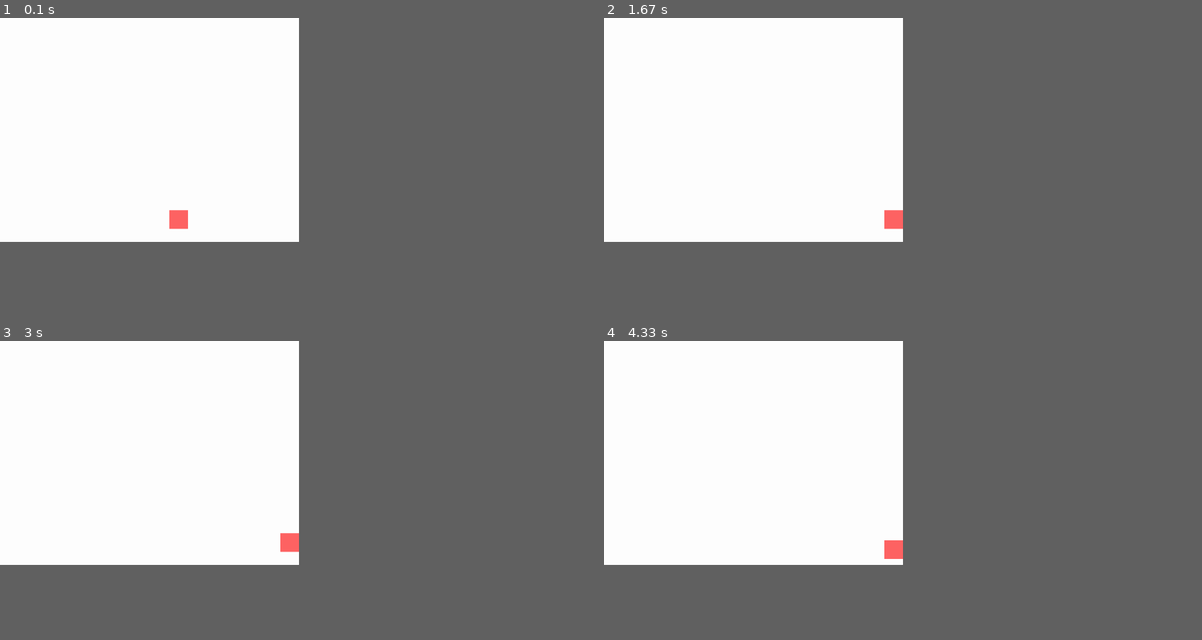
Above: before the commit, frames 1-4 (two rows, left to right).
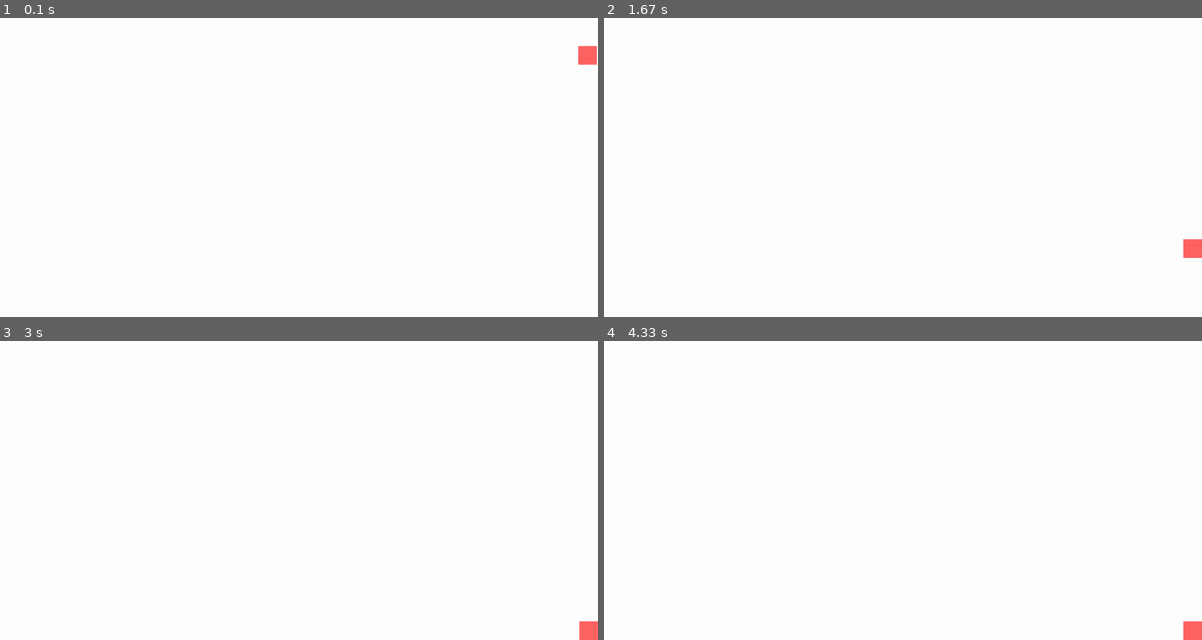
Above: after the commit, the same moments.

Repository: Teklar223/IntroNewSpace-Ex2
Game: pygame game, started from Main.py
Same seed, same stepped clock (60 frames per second), same inputs: the game is played once before the commit and once after it.
Inputs:
- Up to frame 1 (0.1 s): no input
- Up to frame 2 (1.67 s): hold W 0.33-0.8 s; hold Right 0.33-0.8 s; tap A at 0.83 s; tap S at 1.17 s
- Up to frame 3 (3 s): no input
- Up to frame 4 (4.33 s): no input
The window is 450x337 before the commit and 900x450 after it. Grey fills any space a smaller window leaves; there, only what the larger window draws over its background counts as a difference.

The runs differ from the first frame. In frame 1, 0.4% of the frame differs, in the area x 28-100%, y 9-71%; in frame 2, 0.4%; in frame 3, 0.4%; in frame 4, 0.4%.

Commit message:
slight changes + util for x,y conversion to pygame logic

Diff:
--- a/Engine.py
+++ b/Engine.py
@@ -34,6 +34,7 @@
         dw = dt * self.all_burn * config.NN
         fuel = None
         acc = None
+        weight = None
         if config.fuel > 0:
             fuel = config.fuel - dw
             weight = self.weight_emp + fuel
@@ -48,4 +49,4 @@
         vs = config.vs - v_acc * dt
         alt = config.alt - dt * vs
 
-        return dist,vs,hs,acc,alt,fuel
+        return dist,vs,hs,acc,alt,fuel, weight
--- a/SpaceGame.py
+++ b/SpaceGame.py
@@ -4,6 +4,7 @@
 from Configuration import Configuration
 from Spaceship import Spaceship
 from Engine import Engine
+from Util import topg # to pygame (co-ordinates)
 
 # Constants
 # TODO: add arrow constants + comparisons
@@ -16,9 +17,9 @@
     '''
     This is the 'Controller' of our simulation
     '''
-    def __init__(self):
+    def __init__(self,width = 1600, height = 800):
         pygame.init()
-        self.screen = pygame.display.set_mode((800, 600))
+        self.screen = pygame.display.set_mode((width, height))
         self.clock = pygame.time.Clock()
         self.ship = None
 
@@ -27,6 +28,7 @@
             if event.type == QUIT:
                 pygame.quit()
                 return False
+            '''
             elif event.type == KEYDOWN:
                 if event.key == UP:
                     self.ship.up_fun()
@@ -36,6 +38,7 @@
                     self.ship.left_fun()
                 elif event.key == RIGHT:
                     self.ship.right_fun()
+            '''
 
         return True
 
@@ -53,12 +56,13 @@
         self.startGame(config)
 
     def startGame(self, config):
-        self.ship = Spaceship(config,_x = self.screen.get_width()/2, _y = 0.9 * self.screen.get_height())
+        x,y = topg(self.screen.get_width()/2, 0.9 * self.screen.get_height(), self.screen.get_height())
+        self.ship = Spaceship(config,_x = x, _y = y)
         self.engine = Engine(config)
         running = True
 
         while running:
-            dt = self.clock.tick(60) / 1000.0
+            dt = self.clock.tick(60) / 100.0
             running = self._handle_events()
 
             self.ship.update(engine = self.engine, dt = dt, width = self.screen.get_width(), height = self.screen.get_height())
--- a/Spaceship.py
+++ b/Spaceship.py
@@ -37,31 +37,37 @@
 
     def left_fun(self):
         print("LEFT")
-        self.config.angle = (self.config.angle + 180) % 360 # (self.config.angle + 3) % 360
+        self.config.angle = (self.config.angle + 10) % 360 # (self.config.angle + 3) % 360
 
     def right_fun(self):
         print("RIGHT")
-        self.config.angle = (self.config.angle - 3) % 360
+        self.config.angle = (self.config.angle - 10) % 360
 
     def update(self, dt, width, height, engine : Engine):
-        # TODO: update via engine
+        keys = pygame.key.get_pressed()
+        if keys[UP] or keys[K_UP]:
+            self.up_fun()
+        if keys[DOWN] or keys[K_DOWN]:
+            self.down_fun()
+        if keys[LEFT] or keys[K_LEFT]:
+            self.left_fun()
+        if keys[RIGHT] or keys[K_RIGHT]:
+            self.right_fun()
+        # calculate changes and update config
+        dist,vs,hs,acc,alt,fuel,weight = engine.main_calc(dt = dt, config = self.config)
+        self.config.update(dist = dist, vs = vs, hs = hs, acc = acc, alt = alt, fuel = fuel, dt = dt, weight = weight)
+        self.update_position(dt = dt)
+        self.ensure_bounds(width = width, height = height)
+
+    def update_position(self, dt):
+        config = self.config
+        self.rect.x += config.hs * dt
+        self.rect.y += config.vs * dt
+
+    def ensure_bounds(self, width, height):
         '''
-        keys = pygame.key.get_pressed()
-        if keys[UP]:
-            self.rect.y -= 1 # self.config.vs * dt
-        if keys[DOWN]:
-            self.rect.y += 1 # self.config.vs * dt
-        if keys[LEFT]:
-            self.rect.x -= 1 # self.config.hs * dt
-        if keys[RIGHT]:
-            self.rect.x += 1 # self.config.hs * dt
+            ensures ship stays within screen borders
         '''
-        dist,vs,hs,acc,alt,fuel = engine.main_calc(dt = dt, config = self.config)
-        self.config.update(dist = dist, vs = vs, hs = hs, acc = acc, alt = alt, fuel = fuel, dt = dt)
-        # Update x and y coordinates based on hs (horizontal speed) and vs (vertical speed)
-        self.rect.x += hs * dt
-        self.rect.y += vs * dt
-        # ensure ship stays within screen borders:
         if self.rect.left < 0:
             self.rect.left = 0
         if self.rect.right > width:
--- /dev/null
+++ b/Util.py
@@ -0,0 +1,8 @@
+'''
+
+'''
+
+def topg(x, y, canvas_height):
+    _x = x
+    _y = canvas_height - y
+    return _x, _y
